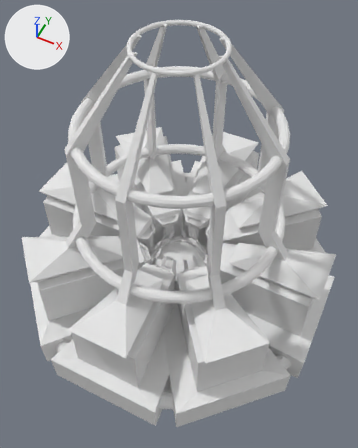
Before and after pictures for a commit that changed the OBJ model 3D/LD44/Dome.obj.
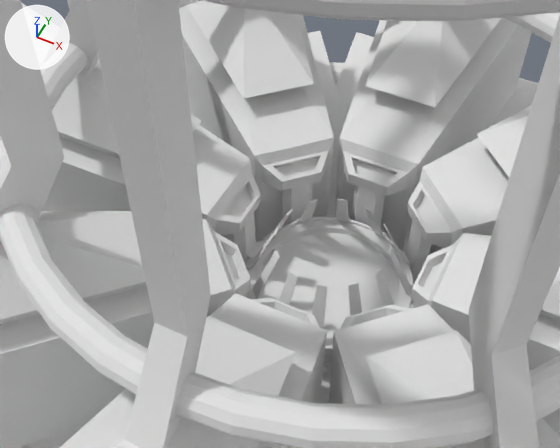
Each version appears first whole from a 50 mm camera at (13.26, -26.53, 43.6) aimed at (0.23, -0.46, 11.02), and next in a close-up from a 50 mm camera at (5.66, -15.03, 26.09) aimed at (-2.03, 0.35, 6.86). Lighting does not change. The marker at upper left points along +X, +Y and +Z. Where no turn or scale is listed for an object, it has been applied to the vertices.

The scene before the commit, as lines of its bpy script (objects in view):
```python
me_cube_005_cube_006 = bpy.data.meshes.new('Cube.005_Cube.006')
me_cube_005_cube_006.from_pydata(...)  # 104 vertices, 102 faces; spans x -13.5..3.0, y -3.0..13.5, z -4.6..27.6
me_cube_005_cube_006.materials.append(mat_material)  # white #e7e7e7
me_cylinder = bpy.data.meshes.new('Cylinder')
me_cylinder.from_pydata(...)  # 876 vertices, 842 faces; spans x -3.18..3.21, y -2.81..2.81, z 4.08..7.45
me_cylinder.materials.append(mat_none)  # white #e7e7e7
me_torus_007_torus_008 = bpy.data.meshes.new('Torus.007_Torus.008')
me_torus_007_torus_008.from_pydata(...)  # a torus around z (ring radius 7.7, tube radius 0.4) spanning x -8.1..8.1, y -8.1..8.1, z 20.6..21.5
me_torus_007_torus_008.materials.append(mat_none)  # white #e7e7e7
ob_cube_005_cube_006 = bpy.data.objects.new('Cube.005_Cube.006', me_cube_005_cube_006)
ob_cube_005_cube_006.location = (0.0, 0.0, 0.0)
ob_cylinder = bpy.data.objects.new('Cylinder', me_cylinder)
ob_cylinder.location = (0.0, 0.0, 0.0)
ob_torus_007_torus_008 = bpy.data.objects.new('Torus.007_Torus.008', me_torus_007_torus_008)
ob_torus_007_torus_008.location = (0.0, 0.0, 0.0)
# also in view: 'Cube.003_Cube.004' at (0.0, 6.15, 11.49); 'Cube' at (-6.15, 0.0, 11.49); 'Torus.001' at (0.0, 0.0, 11.86); 'Cube.007_Cube.008' at (5.22, 5.22, 11.49); 'Cube.004_Cube.005' at (-5.22, -5.22, 11.49)
```
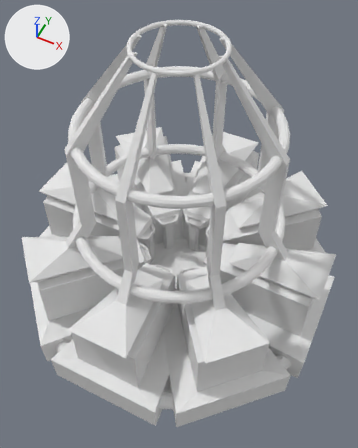
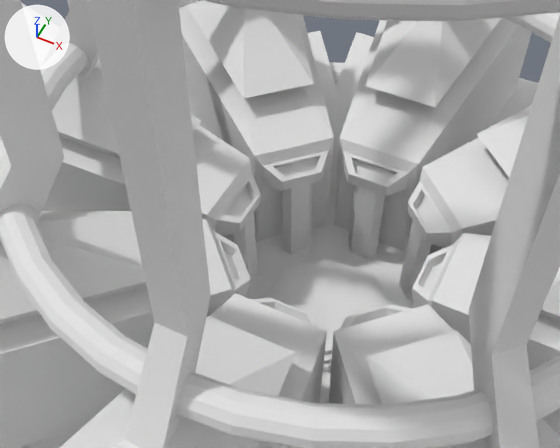
Boxes [x1, y1, x2, y2] around the edits, measured in the close-ups (560 x 448 px):
'Cylinder', deleted: before [246, 199, 413, 353]

The change, as a list of edits to the scene's bpy script:
```text
Remove ob_cylinder:
    ob_cylinder = bpy.data.objects.new('Cylinder', me_cylinder)
    ob_cylinder.location = (0.0, 0.0, 0.0)
```
